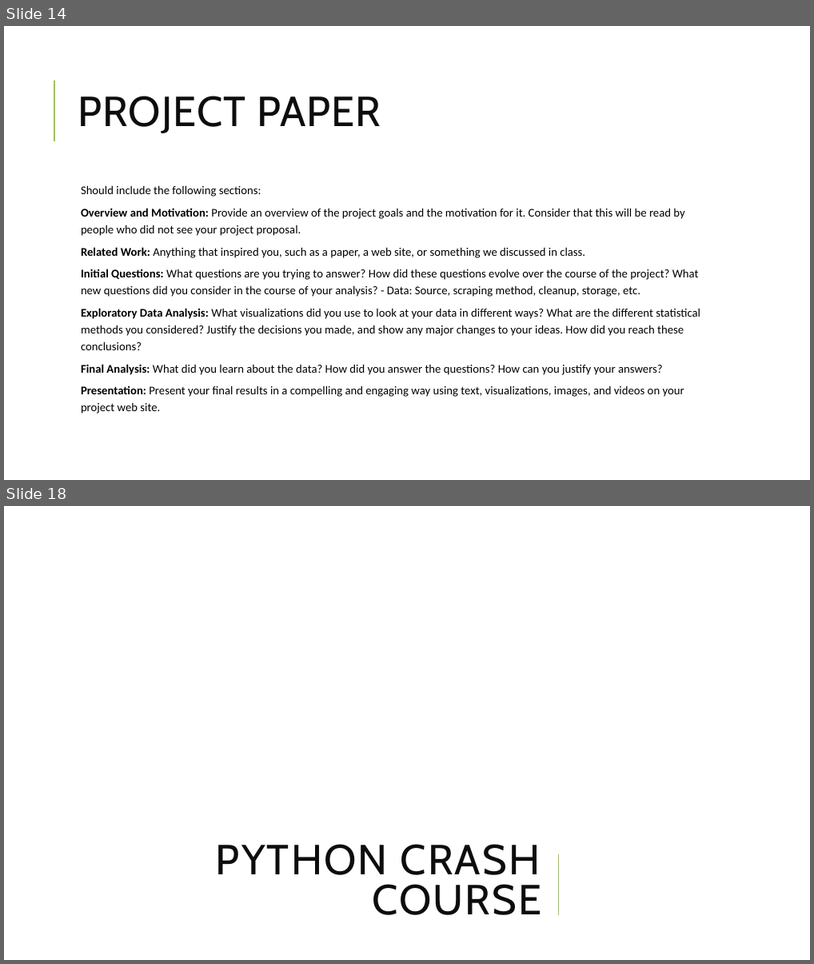
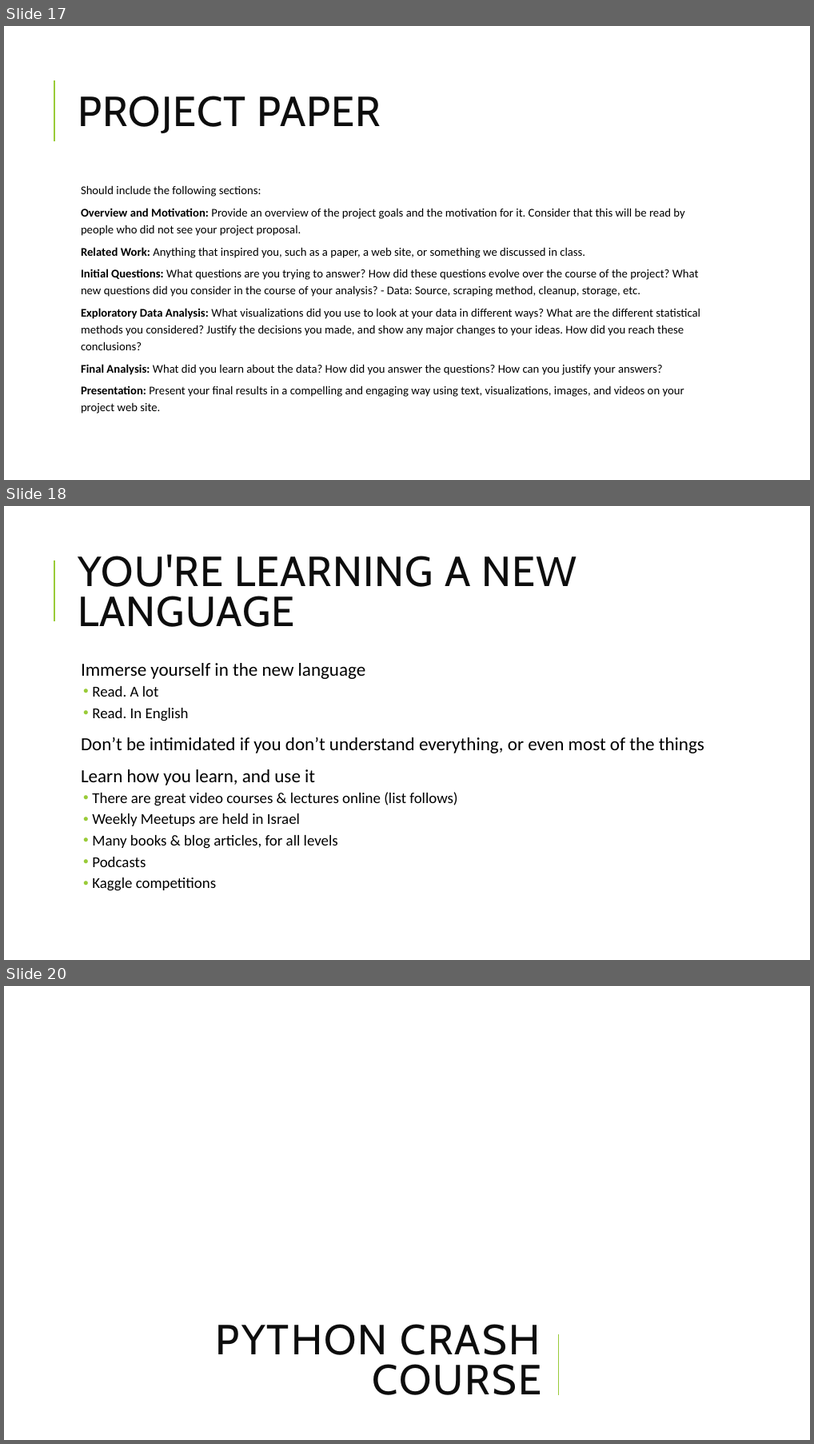
Before and after one commit to zahielbaz/applied-data-science, a slide deck: Applied Data Science - 01 Course Introduction.pptx. Shown one above the other, each under a label of ours: slides 14 and 18 before the commit, slides 17, 18 and 20 after it; the slides between them are not shown. The pictures are 814x964 and 814x1444 pixels, drawn with LibreOffice and Linux fonts; fonts in the diff are those of the drawing; background and template pictures are left out. Boxes give left, top, right and bottom in pixels: in the first picture for what was removed or moved away, otherwise in the second. Text is boxed around its words. In the diff, an @@ line names an element or a change of style, - is before the commit and + after.

Commit message:
Python crash course ppt changed

```diff
--- a/Applied Data Science - 01 Course Introduction.pptx
+++ b/Applied Data Science - 01 Course Introduction.pptx
@@ slide 18 added at (x1=4, y1=506, x2=810, y2=960), background #FFFFFF; not listed: 1 template element that a slide beside it also shows @@
@@ title added at (x1=78, y1=554, x2=577, y2=627), 50 pt, text #0D0D0D @@
+YOU'RE LEARNING A NEW LANGUAGE
@@ text added at (x1=81, y1=663, x2=705, y2=891), 18 pt, text #000000 @@
+  Immerse yourself in the new language
+  • Read. A lot
+  • Read. In English
+  Don’t be intimidated if you don’t understand everything, or even most of the things
+  Learn how you learn, and use it
+  • There are great video courses & lectures online (list follows)
+  • Weekly Meetups are held in Israel
+  • Many books & blog articles, for all levels
+  • Podcasts
+  • Kaggle competitions
@@ what was slide 14 is now slide 17 @@
@@ what was slide 18 is now slide 20 @@
```
Also in this commit, not shown: 1 other slide added, 1 other file.
